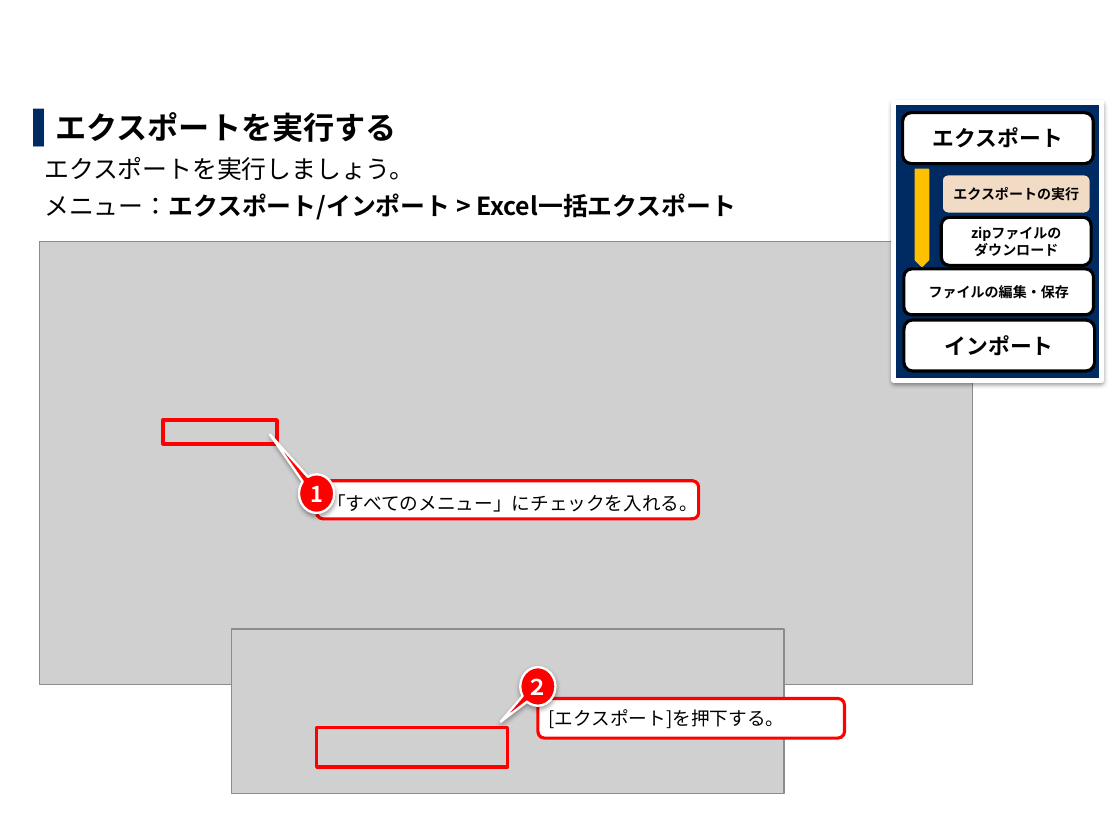
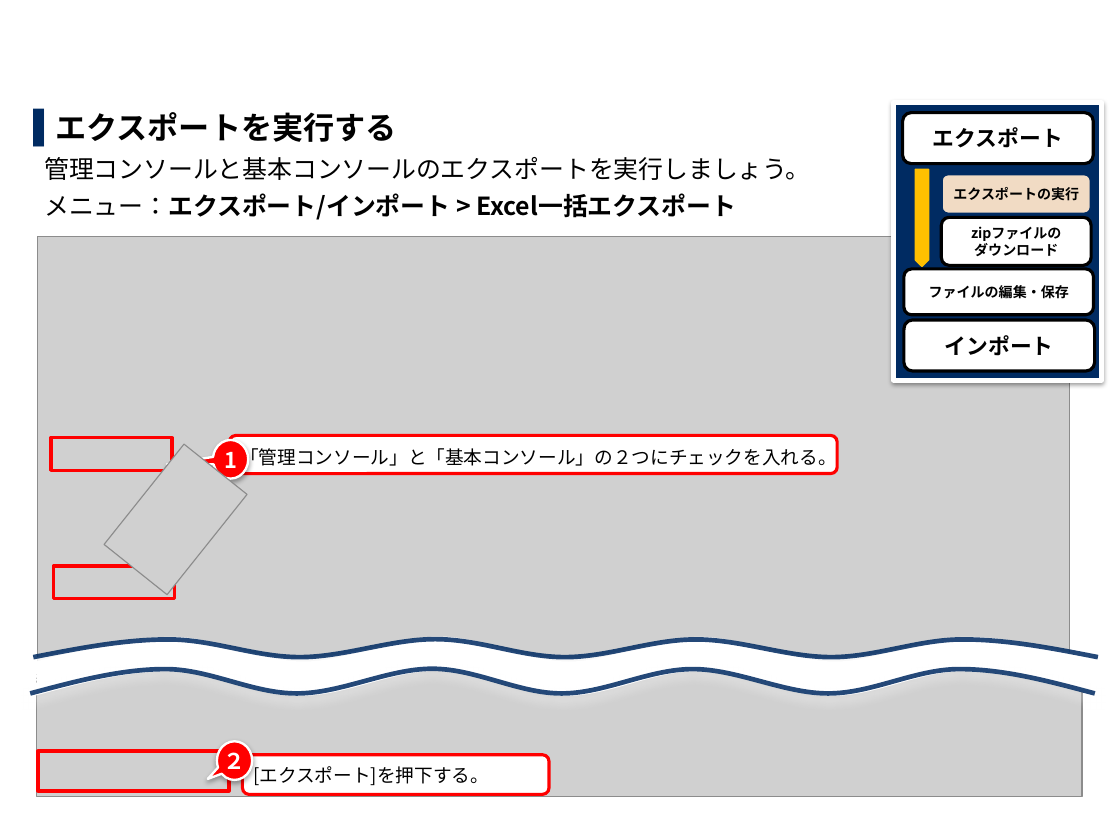
Before and after one commit to exastro-suite/it-automation-docs, a slide deck: slide 29 of asset/Learn_ja/ITA-export-import_ja_practice.pptx (slide 22 before the commit). Drawn at 1120x840 pixels with LibreOffice and Linux fonts; fonts in the diff are those of the drawing; grey boxes stand for pictures; background and template pictures are left out. Boxes give left, top, right and bottom in pixels: in the first picture for what was removed or moved away, otherwise in the second. Text is boxed around its words. In the diff, an @@ line names an element or a change of style, - is before the commit and + after.

```diff
--- a/asset/Learn_ja/ITA-export-import_ja_practice.pptx
+++ b/asset/Learn_ja/ITA-export-import_ja_practice.pptx
@@ text at [44, 157, 811, 180]: text changed @@
-エクスポートを実行しましょう。
+管理コンソールと基本コンソールのエクスポートを実行しましょう。
@@ picture: place and size @@
-picture at [39, 242, 972, 684]
+picture at [38, 236, 1070, 766]
@@ rectangle: place and size @@
-rectangle at [164, 420, 278, 444]
+rectangle at [50, 438, 171, 470]
@@ picture added at [105, 444, 248, 595] @@
@@ speech bubble "1": place and size @@
-speech bubble "1" at [299, 474, 335, 513]
+speech bubble "1" at [213, 440, 249, 479]
@@ speech bubble "1" at [213, 440, 249, 479]: proportions changed @@
@@ rounded rectangle "「管理コンソール」と「基本コンソール」の２つにチェックを入れる。": place and size @@
-rounded rectangle "「管理コンソール」と「基本コンソール」の２つにチェックを入れる。" at [317, 480, 699, 519]
+rounded rectangle "「管理コンソール」と「基本コンソール」の２つにチェックを入れる。" at [230, 436, 838, 474]
@@ text in rounded rectangle at [240, 445, 837, 470]: text changed @@
-「すべてのメニュー」にチェックを入れる。
+「管理コンソール」と「基本コンソール」の２つにチェックを入れる。
@@ rectangle added at [54, 566, 175, 598], outline #FF0000 2.25 pt @@
@@ picture removed at [232, 629, 784, 794] @@
@@ group added at [22, 640, 1102, 693]: 7 freeform shapes @@
@@ picture added at [37, 670, 1082, 796] @@
@@ speech bubble "２" at [217, 741, 253, 781]: proportions changed @@
@@ speech bubble "２": place and size @@
-speech bubble "２" at [521, 668, 557, 707]
+speech bubble "２" at [217, 741, 253, 781]
@@ rectangle: place and size @@
-rectangle at [317, 728, 508, 767]
+rectangle at [38, 752, 230, 791]
@@ rounded rectangle "[エクスポート]を押下する。": place and size @@
-rounded rectangle "[エクスポート]を押下する。" at [538, 699, 844, 738]
+rounded rectangle "[エクスポート]を押下する。" at [242, 755, 549, 794]
```
Also in this commit, not shown: 26 other slides changed, 8 slides added, 2 slides removed, 1 other file.
